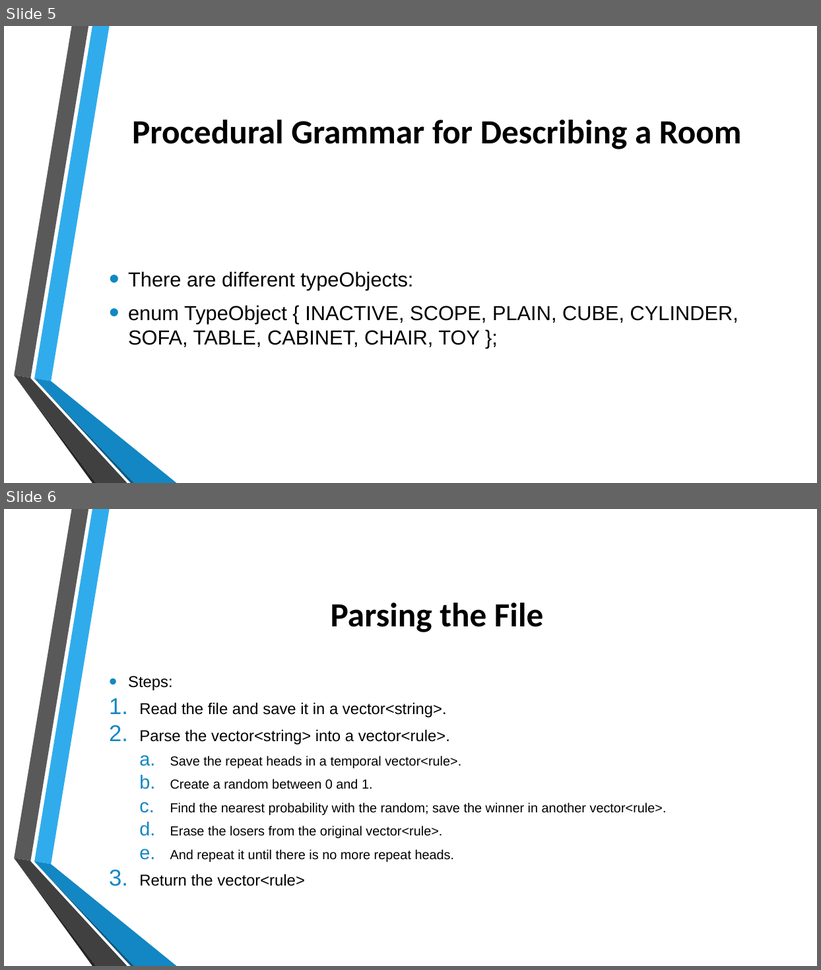
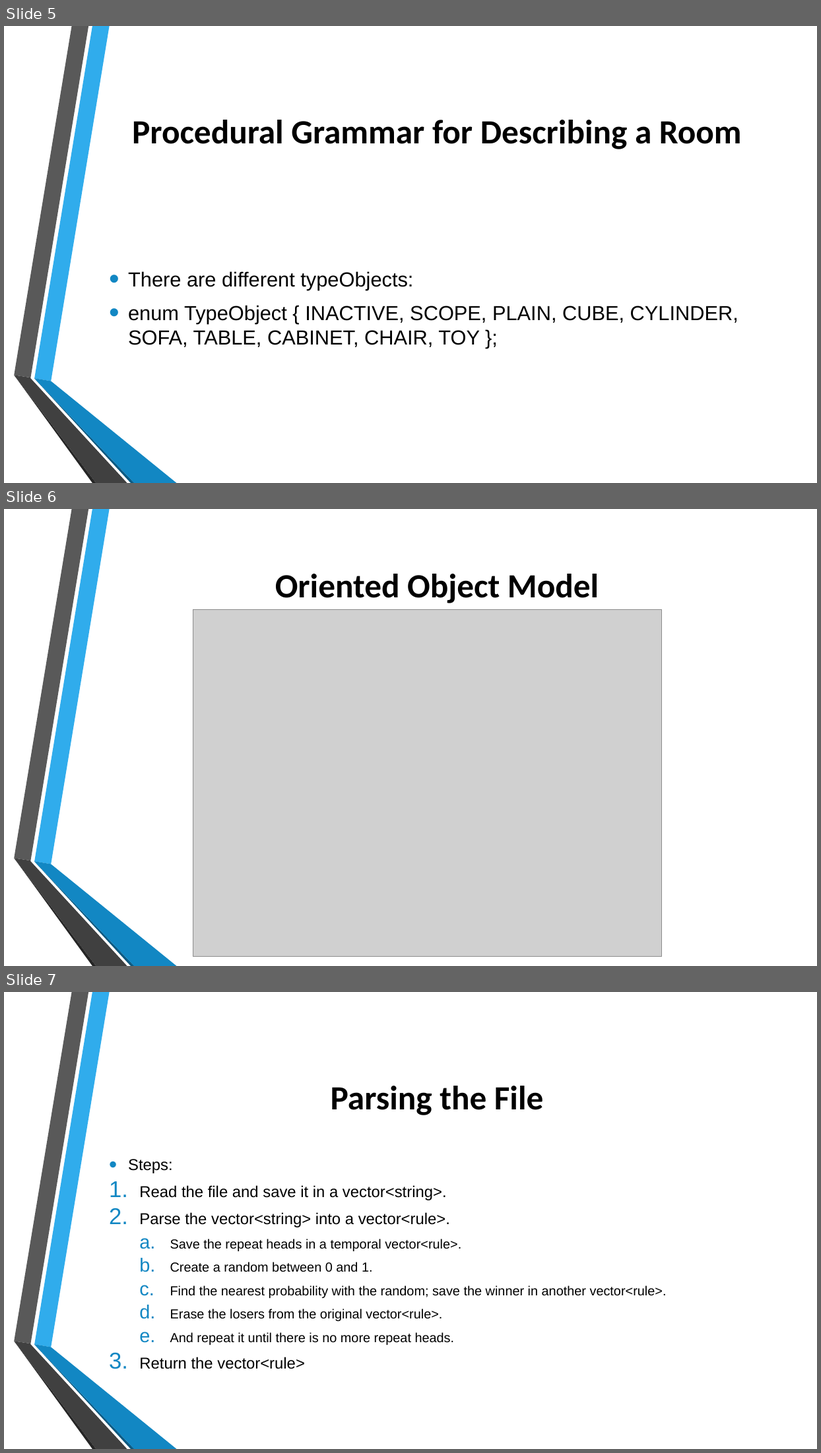
Before and after one commit to jtrillos/ProceduralModelingProject, a slide deck: Final Presentation.pptx. Shown one above the other, each under a label of ours: slides 5 and 6 before the commit, slides 5, 6 and 7 after it. The pictures are 821x970 and 821x1453 pixels, drawn with LibreOffice and Linux fonts; fonts in the diff are those of the drawing; grey boxes stand for pictures; background and template pictures are left out. Boxes give left, top, right and bottom in pixels: in the first picture for what was removed or moved away, otherwise in the second. Text is boxed around its words. In the diff, an @@ line names an element or a change of style, - is before the commit and + after.

```diff
--- a/Final Presentation.pptx
+++ b/Final Presentation.pptx
@@ slide 6 added at [4,509,817,966], background picture (left out); not listed: 6 template elements that a slide beside it also shows @@
@@ title added at [275,574,599,603], 40 pt, text #000000, bold @@
+Oriented Object Model
@@ picture added at [193,609,662,957] @@
@@ what was slide 6 is now slide 7 @@
```
Also in this commit, not shown: 1 slide changed, 1 other slide added, 3 other files.
